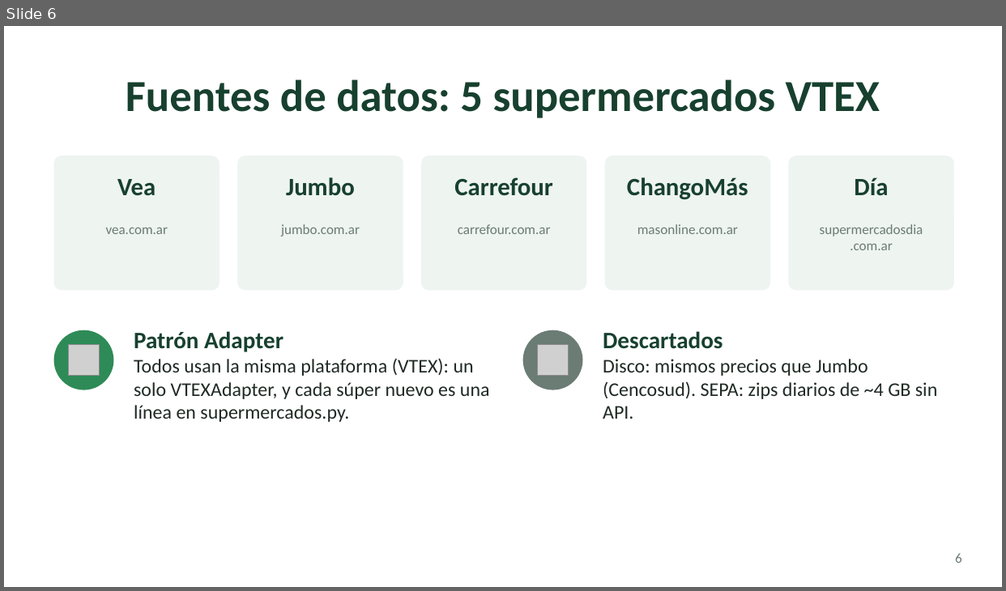
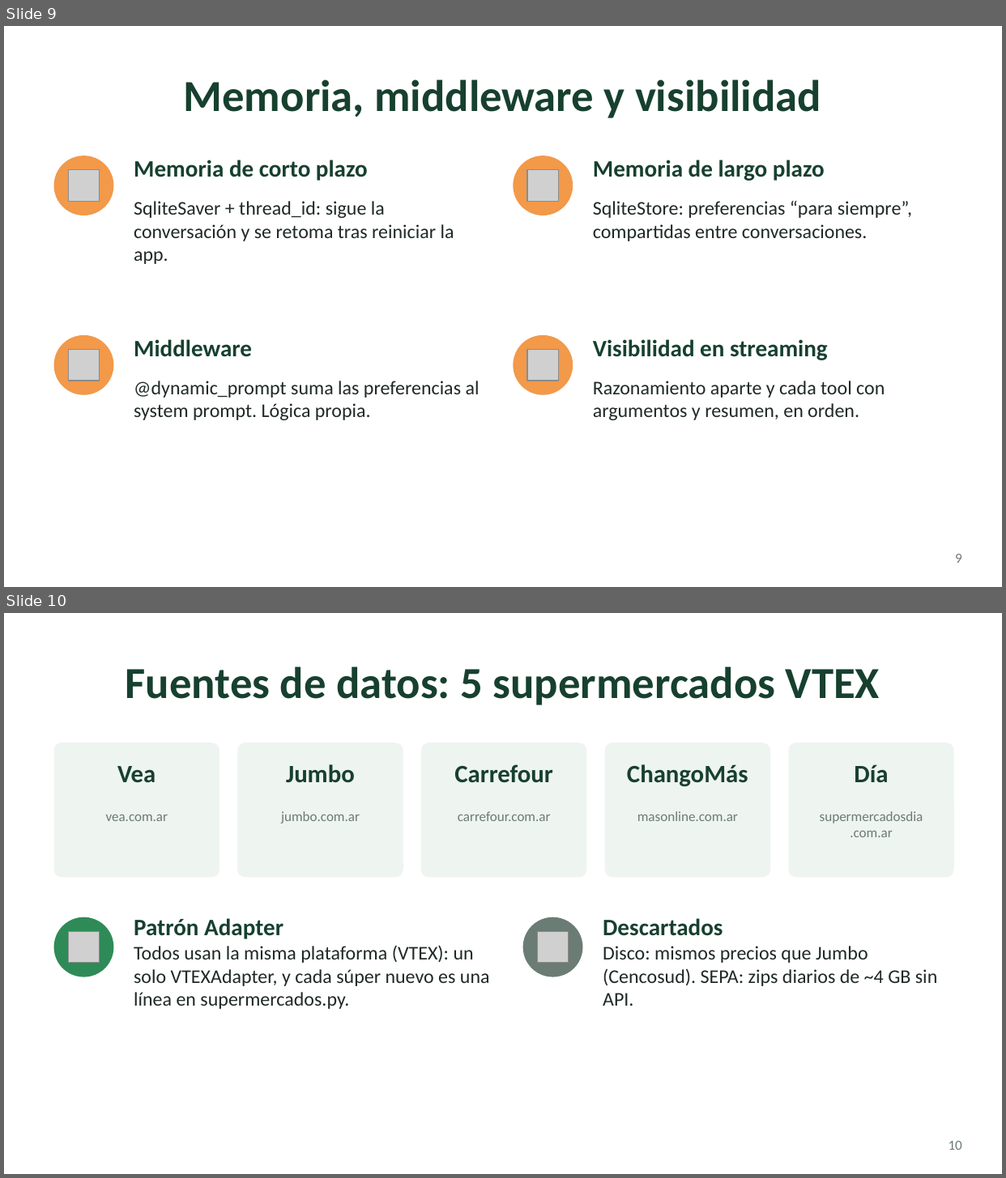
Before and after one commit to cuellojoaquinn/agente-de-supermercado, a slide deck: presentacion/super-agente.pptx. Shown one above the other, each under a label of ours: slide 6 before the commit, slides 9 and 10 after it. The pictures are 1006x591 and 1006x1178 pixels, drawn with LibreOffice and Linux fonts; fonts in the diff are those of the drawing; grey boxes stand for pictures. Boxes give left, top, right and bottom in pixels: in the first picture for what was removed or moved away, otherwise in the second. Text is boxed around its words. In the diff, an @@ line names an element or a change of style, - is before the commit and + after.

```diff
--- a/presentacion/super-agente.pptx
+++ b/presentacion/super-agente.pptx
@@ slide 9 added at [4,26,1002,587], background #FFFFFF @@
@@ title added at [184,79,821,118], 32 pt, text #17402F, bold @@
+Memoria, middleware y visibilidad
@@ ellipse added at [54,156,114,216], fill #F2994A @@
@@ picture added at [68,169,99,201] @@
@@ text added at [134,160,368,181], 17 pt, text #17402F, bold @@
+Memoria de corto plazo
@@ ellipse added at [513,156,573,216], fill #F2994A @@
@@ picture added at [527,169,558,201] @@
@@ text added at [593,160,825,181], 17 pt, text #17402F, bold @@
+Memoria de largo plazo
@@ text added at [134,201,454,264], 14 pt, text #1F2A24 @@
+SqliteSaver + thread_id: sigue la conversación y se retoma tras reiniciar la app.
@@ text added at [593,201,912,241], 14 pt, text #1F2A24 @@
+SqliteStore: preferencias “para siempre”, compartidas entre conversaciones.
@@ ellipse added at [54,335,114,395], fill #F2994A @@
@@ text added at [134,339,252,357], 17 pt, text #17402F, bold @@
+Middleware
@@ ellipse added at [513,335,573,395], fill #F2994A @@
@@ text added at [593,339,828,361], 17 pt, text #17402F, bold @@
+Visibilidad en streaming
@@ picture added at [68,349,99,380] @@
@@ picture added at [527,349,558,380] @@
@@ text added at [134,381,479,420], 14 pt, text #1F2A24 @@
+@dynamic_prompt suma las preferencias al system prompt. Lógica propia.
@@ text added at [593,381,884,420], 14 pt, text #1F2A24 @@
+Razonamiento aparte y cada tool con argumentos y resumen, en orden.
@@ page number added at [955,554,962,563], 10 pt, text #6B7C74 @@
+9
@@ what was slide 6 is now slide 10 @@
@@ page number at [948,1141,962,1150]: text changed @@
-6
+10
```
Also in this commit, not shown: 9 slides changed, 3 other slides added, 1 other file.
